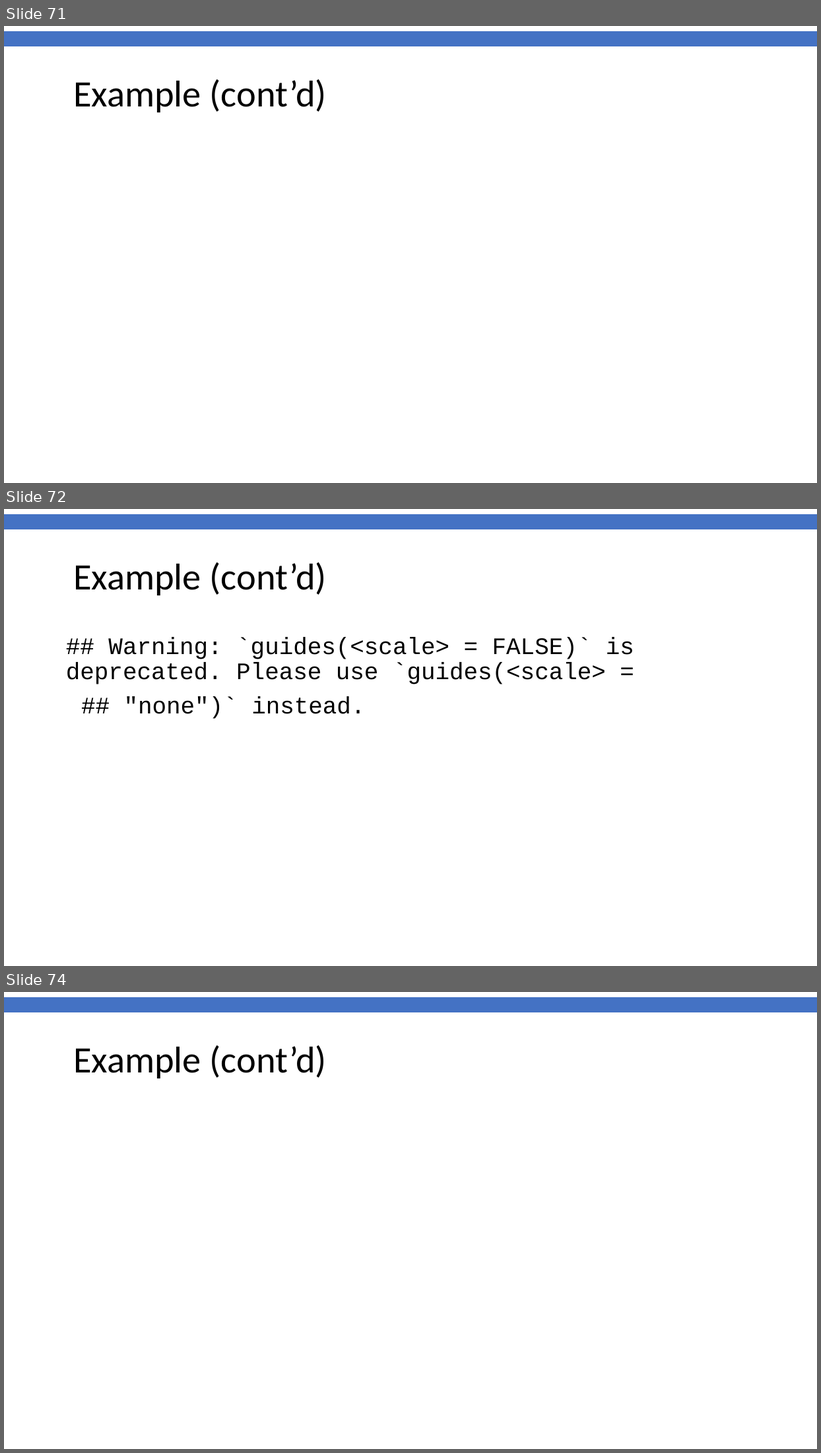
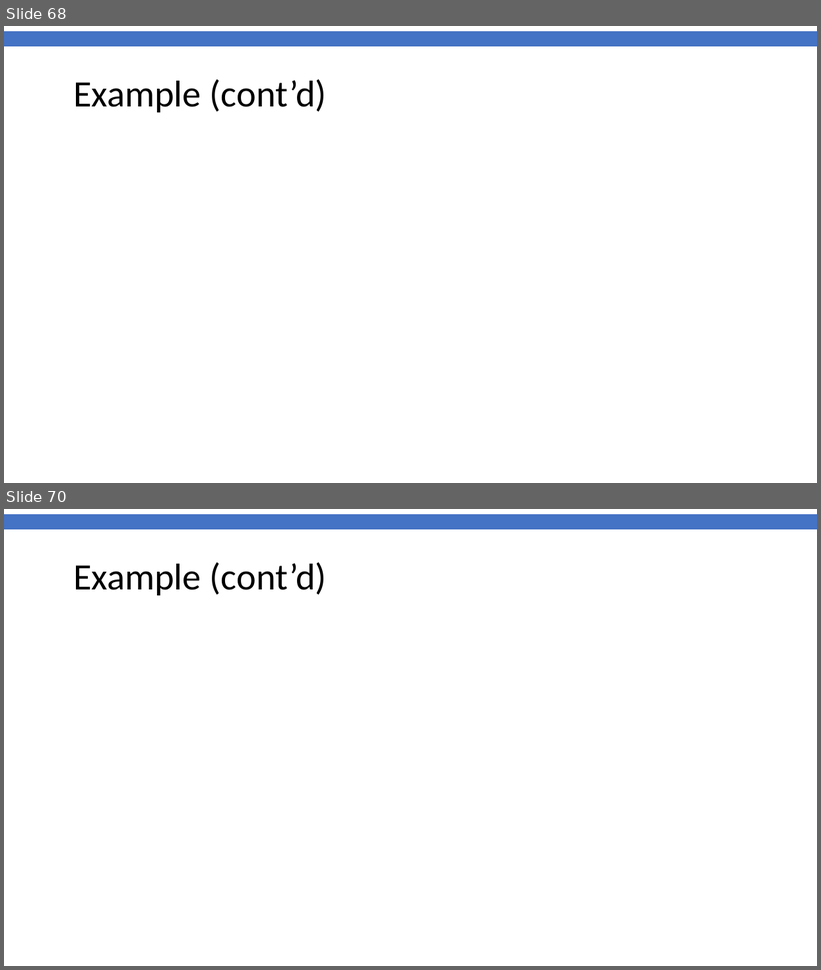
Before and after one commit to gitMarcH/UNIMA_STA623, a slide deck: Chanco_STA623_BDA_2022_Henrion_Session2.pptx. Shown one above the other, each under a label of ours: slides 71, 72 and 74 before the commit, slides 68 and 70 after it; the slides between them are not shown. The pictures are 821x1453 and 821x970 pixels, drawn with LibreOffice and Linux fonts; fonts in the diff are those of the drawing; background and template pictures are left out. Boxes give left, top, right and bottom in pixels: in the first picture for what was removed or moved away, otherwise in the second. Text is boxed around its words. In the diff, an @@ line names an element or a change of style, - is before the commit and + after.

```diff
--- a/Chanco_STA623_BDA_2022_Henrion_Session2.pptx
+++ b/Chanco_STA623_BDA_2022_Henrion_Session2.pptx
@@ slide 72 removed at box(4, 509, 817, 966), background #FFFFFF; not listed: 1 template element that a slide beside it also shows @@
@@ title removed at box(73, 562, 327, 595) @@
-Example (cont’d)
@@ text removed at box(66, 637, 634, 719) @@
-## Warning: `guides(<scale> = FALSE)` is deprecated. Please use `guides(<scale> =
-## "none")` instead.
@@ what was slide 71 is now slide 68 @@
@@ what was slide 74 is now slide 70 @@
```
Also in this commit, not shown: 5 slides changed, 2 slides added, 5 other slides removed, 1 other file.
